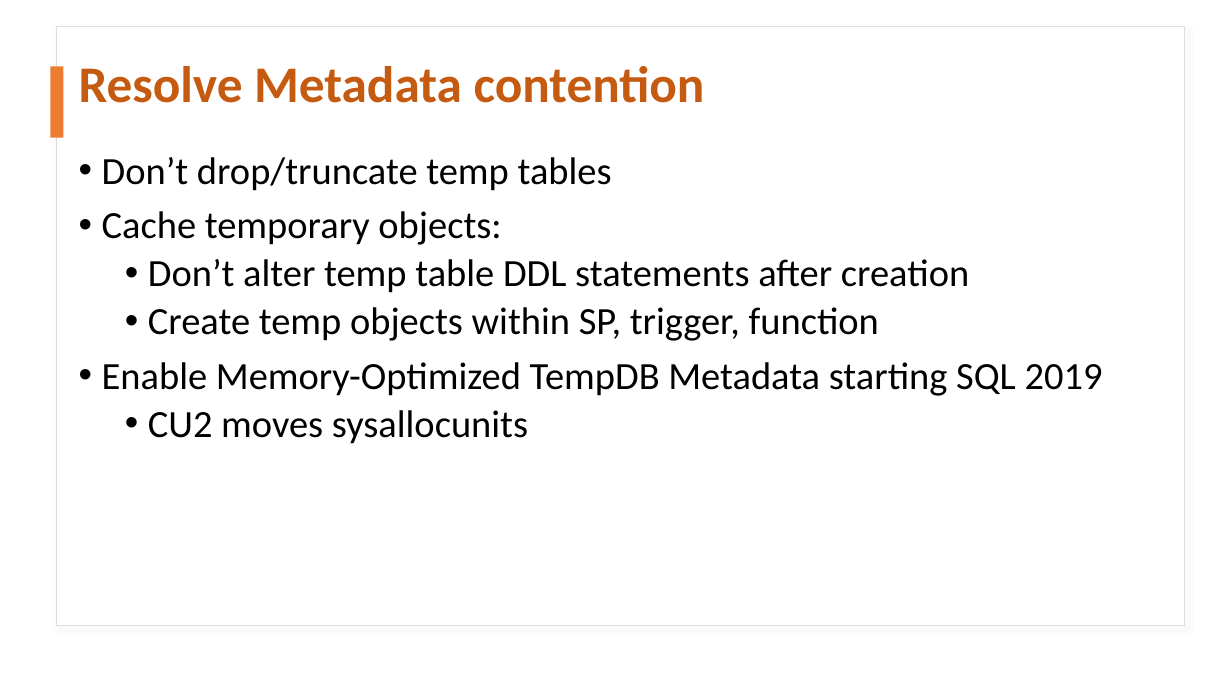
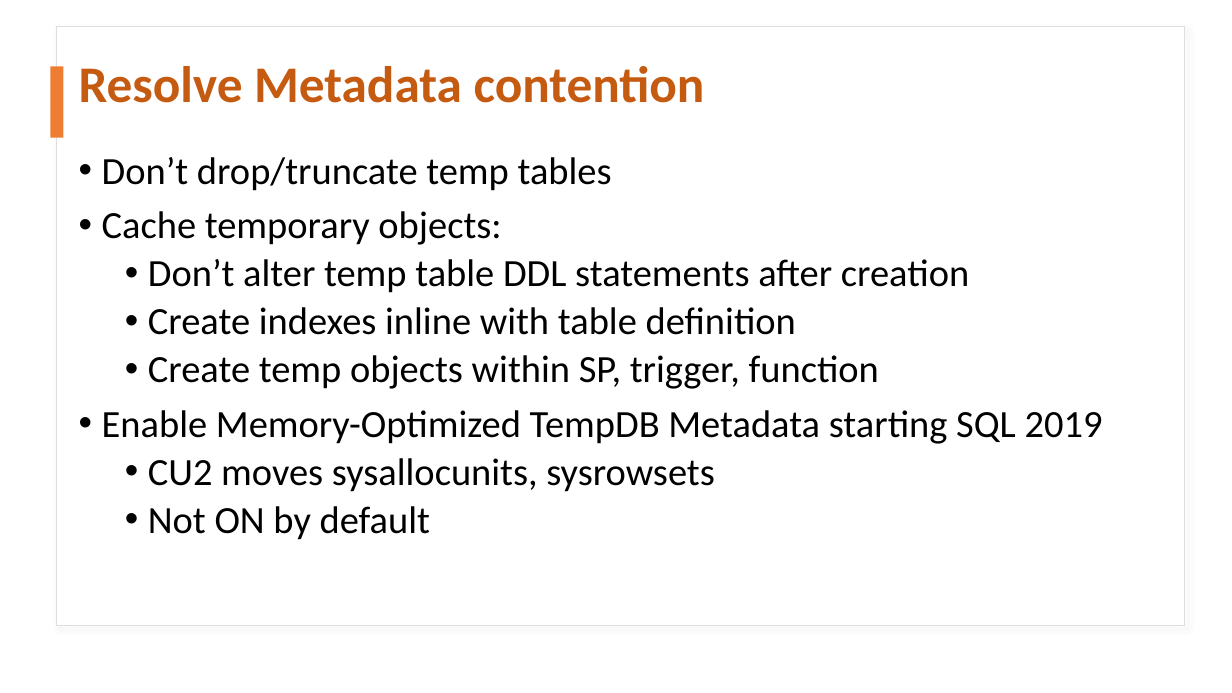
Before and after one commit to haripriyasb/tempdb, a slide deck: slide 22 of TEMPDB CONTENTION.pptx. Drawn at 1232x693 pixels with LibreOffice and Linux fonts; fonts in the diff are those of the drawing. Boxes give left, top, right and bottom in pixels: in the first picture for what was removed or moved away, otherwise in the second. Text is boxed around its words. In the diff, an @@ line names an element or a change of style, - is before the commit and + after.

```diff
--- a/TEMPDB CONTENTION.pptx
+++ b/TEMPDB CONTENTION.pptx
@@ text at (148, 307, 796, 335): paragraph added @@
+  • Create indexes inline with table definition
@@ text at (148, 458, 714, 540): text changed @@
-  • CU2 moves sysallocunits
+  • CU2 moves sysallocunits, sysrowsets
+  • Not ON by default
```
Also in this commit, not shown: 7 other slides changed, 1 other file.
